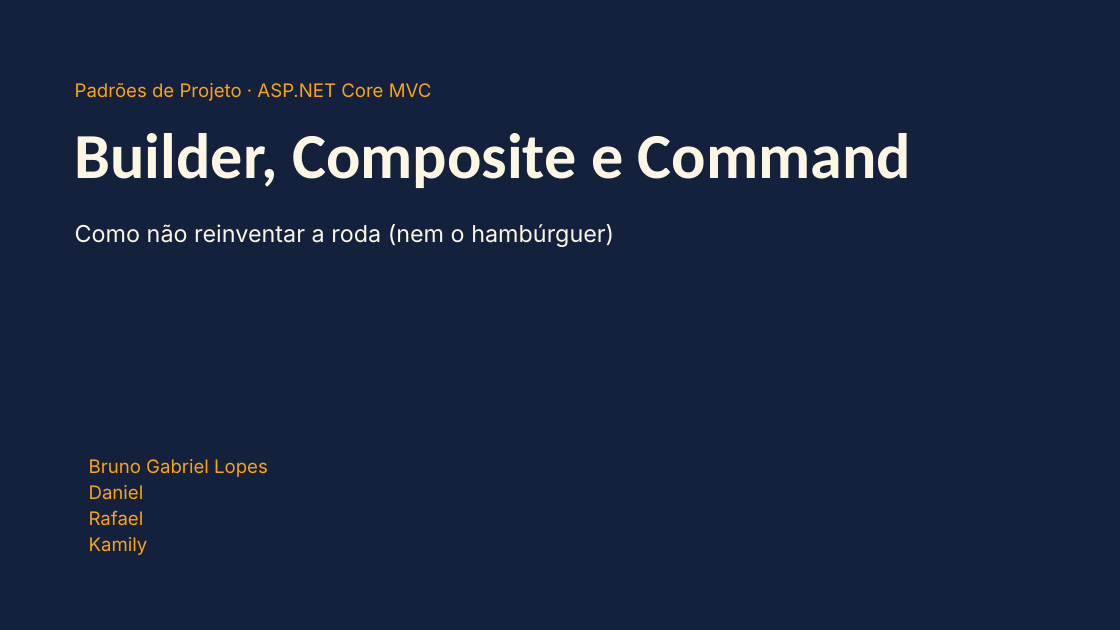
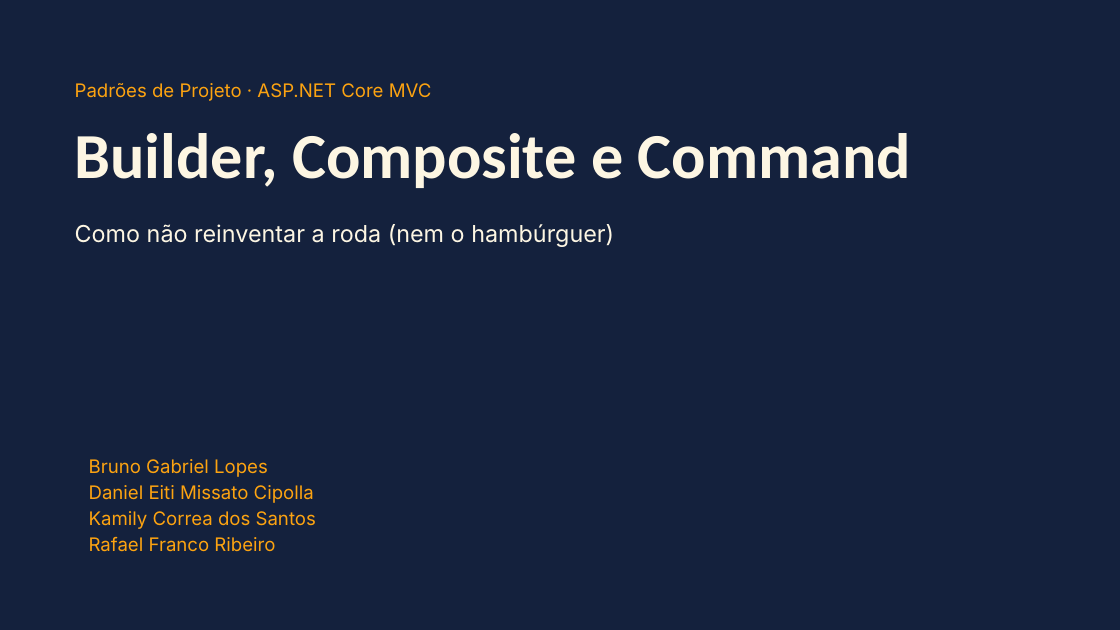
Before and after one commit to northrop-731/buildermvcpizza, a slide deck: slide 1 of PizzariaBuilderMvc/Design Patterns Builder, Composite e Command.pptx. Drawn at 1120x630 pixels with LibreOffice and Linux fonts; fonts in the diff are those of the drawing. Boxes give left, top, right and bottom in pixels: in the first picture for what was removed or moved away, otherwise in the second. Text is boxed around its words. In the diff, an @@ line names an element or a change of style, - is before the commit and + after.

Commit message:
modificação na apresentação

```diff
--- a/PizzariaBuilderMvc/Design Patterns Builder, Composite e Command.pptx
+++ b/PizzariaBuilderMvc/Design Patterns Builder, Composite e Command.pptx
@@ text at [89,485,316,552]: text changed @@
-Daniel
-Rafael
-Kamily
+Daniel Eiti Missato Cipolla
+Kamily Correa dos Santos
+Rafael Franco Ribeiro
```
Also in this commit, not shown: 1 other file.
